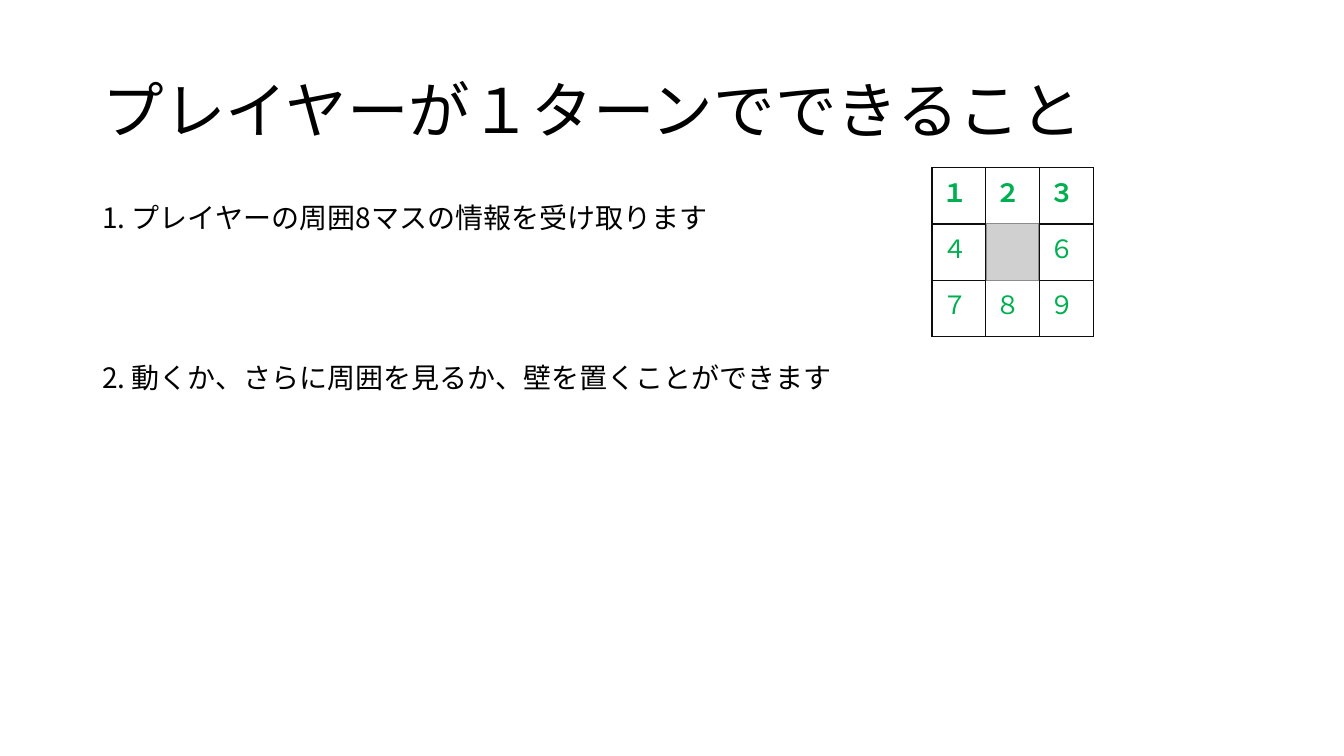
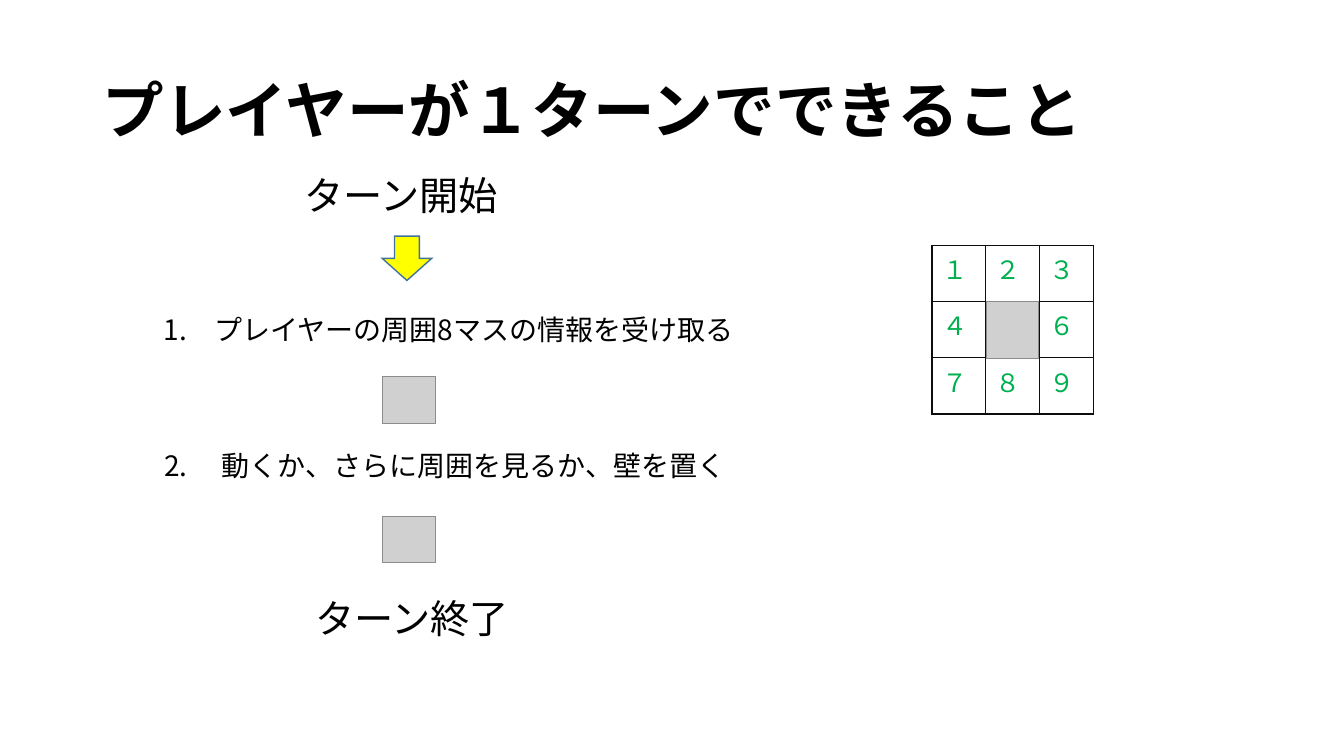
Before and after one commit to noko1024/ChaserDoc, a slide deck: slide 8 of New_U-16.pptx. Drawn at 1344x756 pixels with LibreOffice and Linux fonts; fonts in the diff are those of the drawing; grey boxes stand for pictures. Boxes give left, top, right and bottom in pixels: in the first picture for what was removed or moved away, otherwise in the second. Text is boxed around its words. In the diff, an @@ line names an element or a change of style, - is before the commit and + after.

```diff
--- a/New_U-16.pptx
+++ b/New_U-16.pptx
@@ title "プレイヤーが１ターンでできること" at bbox=[102, 80, 1081, 137]: bold on @@
@@ text added at bbox=[304, 177, 498, 214], 28 pt, text #000000 @@
+ターン開始
@@ down arrow added at bbox=[382, 236, 432, 280], fill #FFFF00, outline #43739E 1 pt @@
@@ table at bbox=[933, 246, 1093, 414] @@
@@ bold off in "１", "２", "３" @@
@@ table: place and size @@
-table at bbox=[933, 167, 1093, 336]
+table at bbox=[933, 246, 1093, 414]
@@ text at bbox=[214, 316, 734, 343]: text changed @@
-1. プレイヤーの周囲8マスの情報を受け取ります
+1. プレイヤーの周囲8マスの情報を受け取る
@@ picture: place and size @@
-picture at bbox=[987, 224, 1038, 280]
+picture at bbox=[987, 301, 1038, 358]
@@ picture added at bbox=[382, 377, 436, 423] @@
@@ text at bbox=[164, 452, 726, 479]: text changed @@
-2. 動くか、さらに周囲を見るか、壁を置くことができます
+2. 動くか、さらに周囲を見るか、壁を置く
@@ picture added at bbox=[382, 516, 436, 563] @@
@@ text added at bbox=[315, 600, 509, 637], 28 pt, text #000000 @@
+ターン終了
```
Also in this commit, not shown: 12 other slides changed, 6 slides added.
